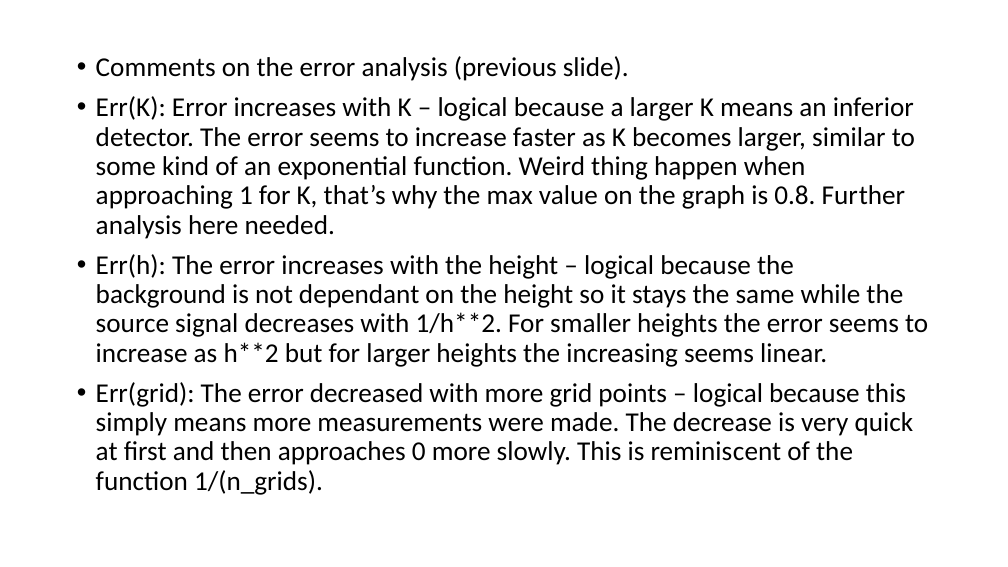
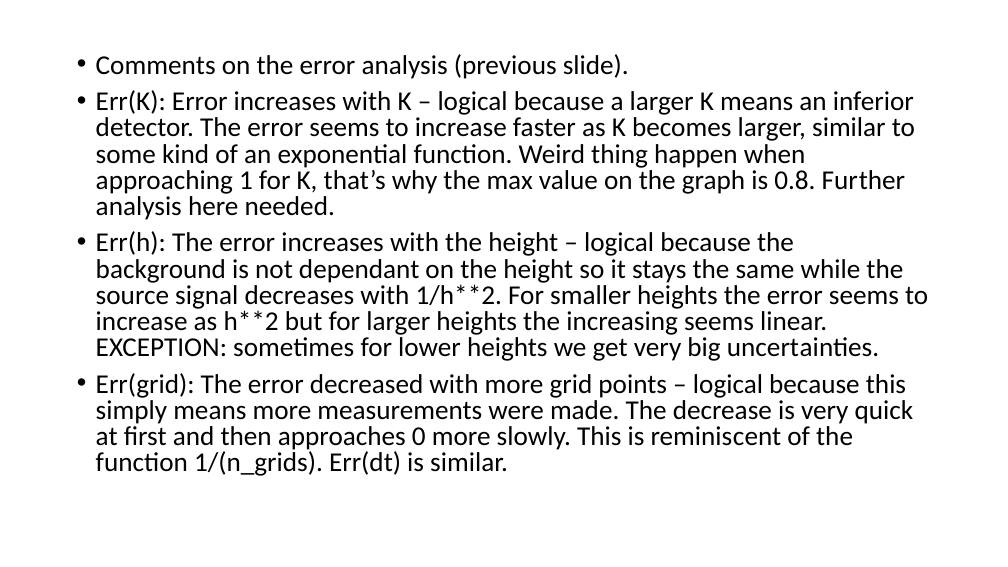
Before and after one commit to urhtrinko/DroneRadioactivity_student_job, a slide deck: slide 19 of reports/work_diary.pptx. Drawn at 1008x567 pixels with LibreOffice and Linux fonts; fonts in the diff are those of the drawing. Boxes give left, top, right and bottom in pixels: in the first picture for what was removed or moved away, otherwise in the second. Text is boxed around its words. In the diff, an @@ line names an element or a change of style, - is before the commit and + after.

```diff
--- a/reports/work_diary.pptx
+++ b/reports/work_diary.pptx
@@ text at box(96, 54, 915, 220): line spacing 0.9 to 0.8 @@
@@ text at box(96, 231, 928, 476): text changed @@
-• Err(h): The error increases with the height – logical because the background is not dependant on the height so it stays the same while the source signal decreases with 1/h**2. For smaller heights the error seems to increase as h**2 but for larger heights the increasing seems linear.
-• Err(grid): The error decreased with more grid points – logical because this simply means more measurements were made. The decrease is very quick at first and then approaches 0 more slowly. This is reminiscent of the function 1/(n_grids).
+• Err(h): The error increases with the height – logical because the background is not dependant on the height so it stays the same while the source signal decreases with 1/h**2. For smaller heights the error seems to increase as h**2 but for larger heights the increasing seems linear. EXCEPTION: sometimes for lower heights we get very big uncertainties.
+• Err(grid): The error decreased with more grid points – logical because this simply means more measurements were made. The decrease is very quick at first and then approaches 0 more slowly. This is reminiscent of the function 1/(n_grids). Err(dt) is similar.
```
Also in this commit, not shown: 1 other slide changed.
